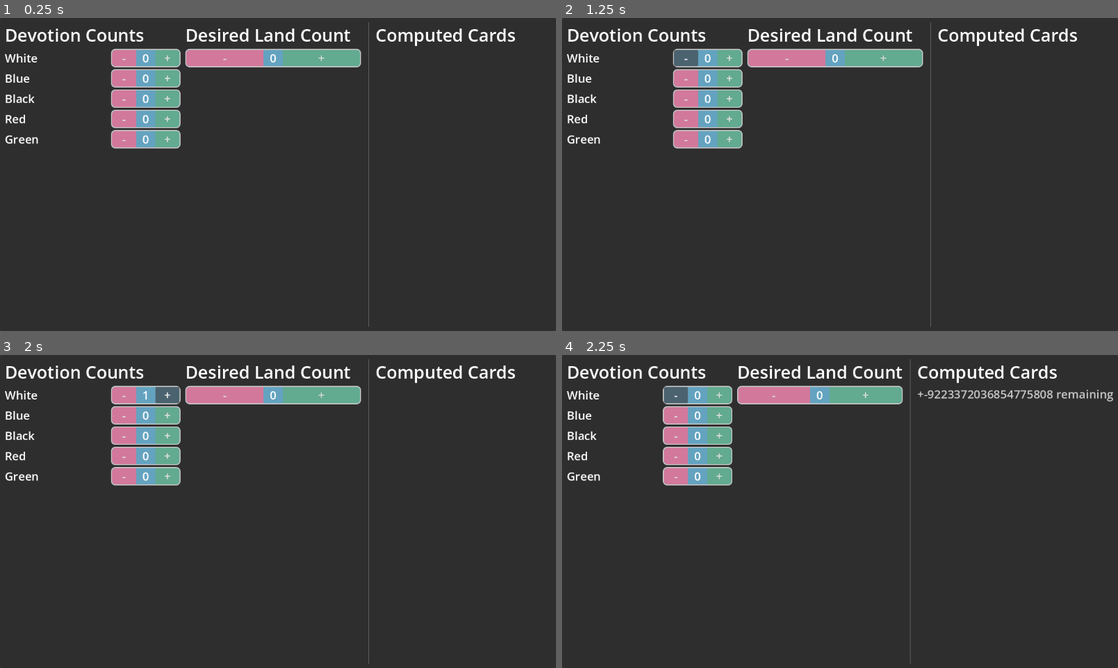
Above: before the commit, frames 1-4 (two rows, left to right).
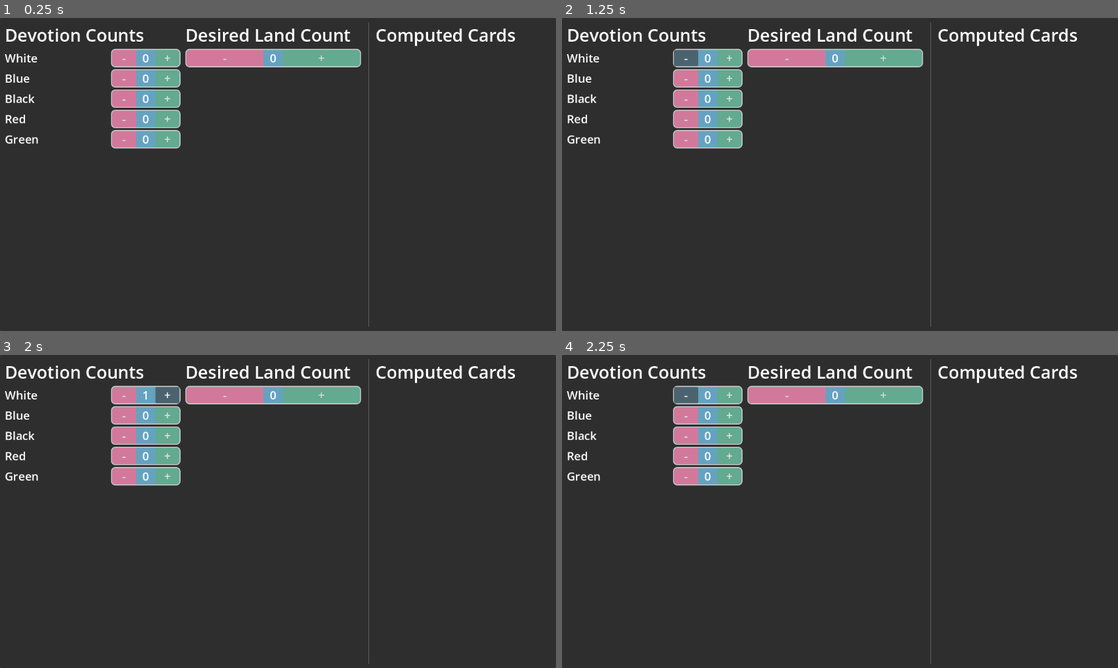
Above: after the commit, the same moments.

Repository: phrasmotica/mtg-helper
Game: Godot game, scene res://scenes/land_calculator.tscn
Same seed, same stepped clock (60 frames per second), same inputs: the game is played once before the commit and once after it.
Inputs:
- Up to frame 1 (0.25 s): no input
- Up to frame 2 (1.25 s): click "-" at 0.5 s
- Up to frame 3 (2 s): click "+" at 1.25 s
- Up to frame 4 (2.25 s): click "-" at 2 s

Frames 1-3 are identical in both runs. In frame 4, 5.0% of the frame differs, in the area x 18-100%, y 1-99%.

Commit message:
Fix bug where total land count was underflowing

Diff:
--- a/scripts/computed_cards.gd
+++ b/scripts/computed_cards.gd
@@ -15,7 +15,7 @@
 
 var total_lands: int = 0:
 	set(value):
-		total_lands = value
+		total_lands = max(0, value)
 
 		if total_lands < land_count:
 			excess_label.text = "+" + str(land_count - total_lands) + " remaining"
